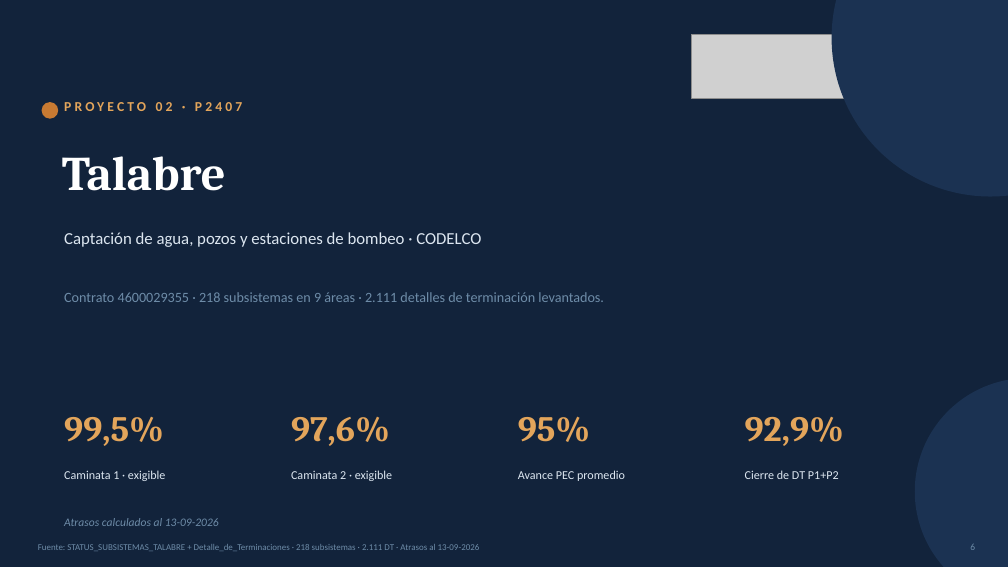
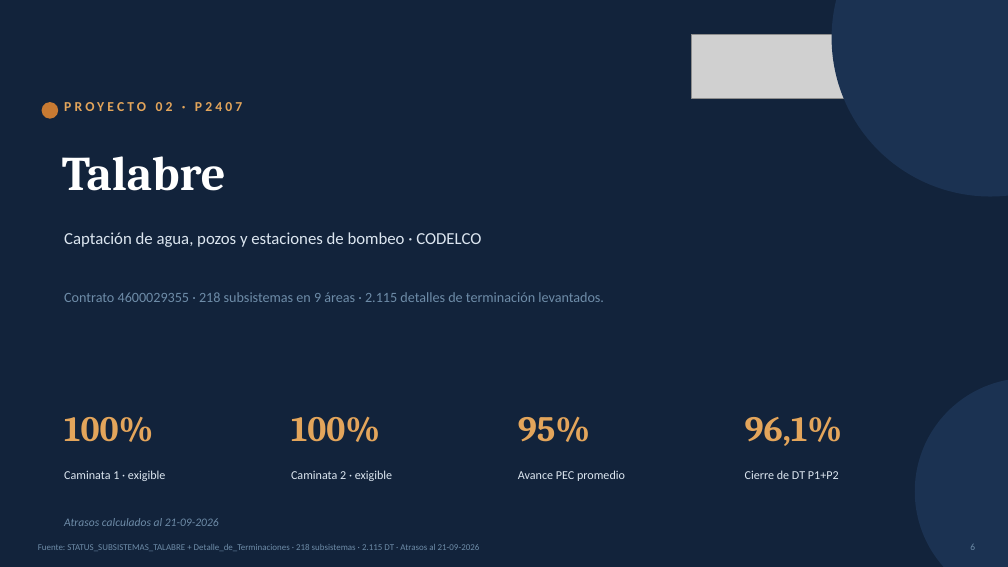
Before and after one commit to tdkvalex/Dashboard-HSEQ, a slide deck: slide 6 of panel_control_TOP_P1/Panel_Control_TOP_P1.pptx. Drawn at 1008x567 pixels with LibreOffice and Linux fonts; fonts in the diff are those of the drawing; grey boxes stand for pictures. Boxes give left, top, right and bottom in pixels: in the first picture for what was removed or moved away, otherwise in the second. Text is boxed around its words. In the diff, an @@ line names an element or a change of style, - is before the commit and + after.

```diff
--- a/panel_control_TOP_P1/Panel_Control_TOP_P1.pptx
+++ b/panel_control_TOP_P1/Panel_Control_TOP_P1.pptx
@@ text at (64,292,604,302): text changed @@
-Contrato 4600029355 · 218 subsistemas en 9 áreas · 2.111 detalles de terminación levantados.
+Contrato 4600029355 · 218 subsistemas en 9 áreas · 2.115 detalles de terminación levantados.
@@ text at (64,417,153,442): text changed @@
-99,5%
+100%
@@ text at (291,416,380,442): text changed @@
-97,6%
+100%
@@ text at (745,416,843,446): text changed @@
-92,9%
+96,1%
@@ text at (64,518,219,526): text changed @@
-Atrasos calculados al 13-09-2026
+Atrasos calculados al 21-09-2026
```
Also in this commit, not shown: 16 other slides changed, 9 other files.
